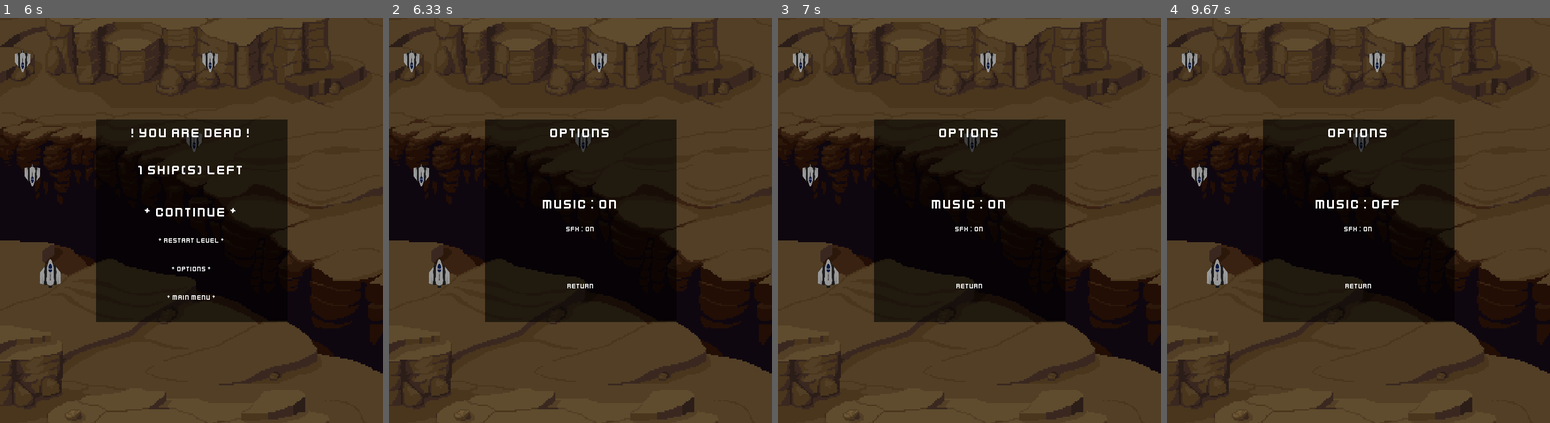
Above: before the commit, frames 1-4 (left to right).
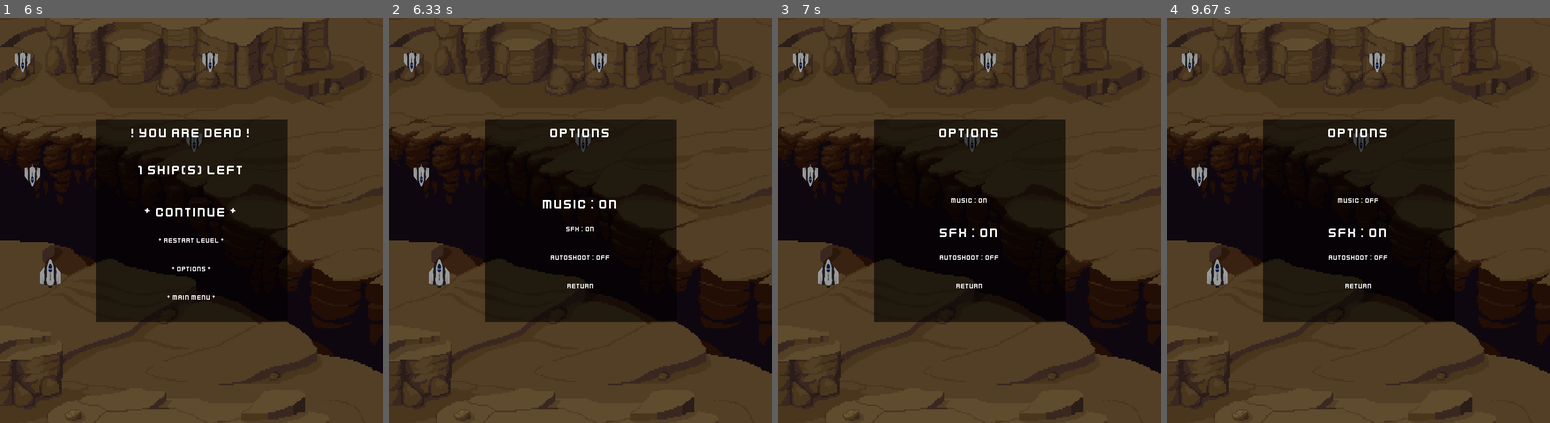
Above: after the commit, the same moments.

Repository: 2ndcouteau/Py_shmup
Game: pygame game, started from srcs/main.py
The game is run twice, just before and just after one commit, with the same random seed, the same clock (stepped at 60 frames per second) and the same inputs.
Inputs:
- Up to frame 1 (6 s): tap Enter at 0.33 s; tap Space at 0.67, 1.07, 1.37, 1.57, 1.87, 2.07, 2.37, 2.63, 2.97, 3.27, 3.4, 3.8, 4.2, 4.53, 4.87, 5.27, 5.67 s; hold Up 1-1.47 s; hold Right 1.5-1.97 s; hold Left 2-2.53 s; tap E at 2.15, 3.48, 4.62, 5.75 s; hold Down 2.57-2.87 s; hold Left 2.9-3.3 s; hold Up 3.33-3.7 s; hold Down 3.73-4.1 s; hold Up 4.13-4.43 s; hold Down 4.47-4.77 s; hold Up 4.8-5.17 s; hold Down 5.2-5.57 s; hold Up 5.6-5.9 s; hold Down from 5.93 s (still down)
- Up to frame 2 (6.33 s): tap Space at 6 s; release Down at 6.23 s; tap Enter at 6.27 s
- Up to frame 3 (7 s): hold Up 6.6-6.97 s; tap Space at 6.67 s; tap E at 6.75 s
- Up to frame 4 (9.67 s): hold Right 7-7.63 s; tap Space at 7.07, 7.37, 7.73, 8.13, 8.43, 9.13 s; hold Down 7.67-8.03 s; hold Left 8.07-8.53 s; tap E at 8.22 s; hold Up 9.07-9.37 s

Frame 1 is identical in both runs. In frame 2, less than 0.1% of the frame differs, in the area x 42-58%, y 58-60%; in frame 3, 0.4%; in frame 4, 0.5%, in the area x 38-61%, y 44-60%.

Commit message:
[ADD] Add autoshoot option for player

Diff:
--- a/srcs/class_Event.py
+++ b/srcs/class_Event.py
@@ -47,7 +47,7 @@
 			K_e: [self.k_e, g],
 			K_BACKSPACE: [self.k_backspace, g],	# change to load_menu()
 			K_RETURN: [print, "Entrée", "ENTER"],
-			K_SPACE: [g.player.shoot, g],
+			K_SPACE: [self.shoot, g],
 			K_b: [print, "Bomb"],
 			K_UP: [g.player.move, UP],
 			K_DOWN: [g.player.move, DOWN],
@@ -73,6 +73,10 @@
 		for input, func in game_event.items():
 			if keys[input]:
 				func[0](*func[1:])
+
+	def	shoot(g):
+		if (g.opt_autoshoot == False):
+			g.player.shoot(g)
 
 	def k_backspace(g):
 		g.mode = F_LEVEL_MENU	# change to load_menu()
--- a/srcs/class_Game.py
+++ b/srcs/class_Game.py
@@ -68,6 +68,8 @@
 		# self.music_channel_main_menu = pygame.mixer.Channel()
 		self.opt_music = True
 		self.opt_sfx = True
+		self.opt_autoshoot = False
+
 
 		music.load(os.path.join(media_folder, 'main_menu_music.wav'))
 		music.set_volume(100)
--- a/srcs/class_Menu.py
+++ b/srcs/class_Menu.py
@@ -15,7 +15,7 @@
 							RESUME, RESTART, OPTIONS_LEVEL, MAIN_MENU,
 							CONTINUE, RESTART_DEATH, OPTIONS_DEATH, MAIN_MENU_DEATH,
 							OPTIONS_GAMEOVER, MAIN_MENU_GAMEOVER,
-							OPT_MUSIC, OPT_SFX, OPT_RETURN_MENU,
+							OPT_MUSIC, OPT_SFX, OPT_AUTOSHOOT, OPT_RETURN_MENU,
 							media_folder)
 
 
@@ -91,6 +91,12 @@
 			else :
 				g.opt_sfx = False
 
+		def switch_autoshoot(g):
+			if (g.opt_autoshoot == False):
+				g.opt_autoshoot = True
+			else :
+				g.opt_autoshoot = False
+
 		def return_level_menu(g):
 			g.mode = g.previous_mode
 			g.previous_mode = F_OPTIONS_LEVEL
@@ -99,6 +105,7 @@
 		self.function = []
 		self.function.insert(OPT_MUSIC, switch_sound)
 		self.function.insert(OPT_SFX, switch_sfx)
+		self.function.insert(OPT_AUTOSHOOT, switch_autoshoot)
 		self.function.insert(OPT_RETURN_MENU, return_level_menu)
 
 
--- a/srcs/class_Player.py
+++ b/srcs/class_Player.py
@@ -108,3 +108,5 @@
 	def update(self):
 		self.time = time.time() - self.start_time
 		self.timer_damage -= self.g.dt
+		if (self.g.opt_autoshoot == True):
+			self.shoot(self.g)
--- a/srcs/class_Text.py
+++ b/srcs/class_Text.py
@@ -14,7 +14,7 @@
 								RESUME, RESTART, OPTIONS_LEVEL, MAIN_MENU,
 								REMAINING_LIVES, CONTINUE, RESTART_DEATH, OPTIONS_DEATH, MAIN_MENU_DEATH,
 								SCORE_GAMEOVER, TIME_GAMEOVER, OPTIONS_GAMEOVER, MAIN_MENU_GAMEOVER,
-								OPT_MUSIC, OPT_SFX, OPT_RETURN_MENU,
+								OPT_MUSIC, OPT_SFX, OPT_AUTOSHOOT, OPT_RETURN_MENU,
 								)
 
 class Text_line(pygame.sprite.Sprite):
@@ -217,33 +217,38 @@
 		self.font_size = 12
 
 		self.all_text.insert(TITLE_MENU, Text_line(self.title_font_size, "OPTIONS", ((X_WINDOW / 2), (Y_WINDOW / 4) + 10), cx=True, cy=False))
-		self.all_text.insert(OPT_MUSIC, Text_line(self.font_size, "MUSIC : {0}".format(self.music_state(g)), ((X_WINDOW / 2), (Y_WINDOW / 4) + (self.y_offset_pos * 3) - 15), cx=True, cy=False, selected=True))
-		self.all_text.insert(OPT_SFX, Text_line(self.font_size, "SFX : {0}".format(self.sfx_state(g)), ((X_WINDOW / 2), (Y_WINDOW / 4) + (self.y_offset_pos * 4) - 15), cx=True, cy=False))
+		self.all_text.insert(OPT_MUSIC, Text_line(self.font_size, "MUSIC : {0}".format(self.check_state(g.opt_music)), ((X_WINDOW / 2), (Y_WINDOW / 4) + (self.y_offset_pos * 3) - 15), cx=True, cy=False, selected=True))
+		self.all_text.insert(OPT_SFX, Text_line(self.font_size, "SFX : {0}".format(self.check_state(g.opt_sfx)), ((X_WINDOW / 2), (Y_WINDOW / 4) + (self.y_offset_pos * 4) - 15), cx=True, cy=False))
+		self.all_text.insert(OPT_AUTOSHOOT, Text_line(self.font_size, "AUTOSHOOT : {0}".format(self.check_state(g.opt_autoshoot)), ((X_WINDOW / 2), (Y_WINDOW / 4) + (self.y_offset_pos * 5) - 15), cx=True, cy=False))
+
 		self.all_text.insert(OPT_RETURN_MENU, Text_line(self.font_size, "RETURN", ((X_WINDOW / 2), (Y_WINDOW / 4) + (self.y_offset_pos * 6) - 15), cx=True, cy=False))
 
-		self.len_all_text = len(self.all_text)
-
-	def music_state(self, g):
-		if (g.opt_music is True):
+
+		self.len_all_text = len(self.all_text)
+
+	def check_state(self, state):
+		if (state is True):
 			return "ON"
 		return "OFF"
 
-	def sfx_state(self, g):
-		if (g.opt_sfx is True):
-			return "ON"
-		return "OFF"
-
 	def update(self):
 		Text_menu.update(self)
 		if (self.new_pos == OPT_MUSIC):
-			self.all_text[OPT_MUSIC] = Text_line(self.font_size, "MUSIC : {0}".format(self.music_state(self.g)), ((X_WINDOW / 2), (Y_WINDOW / 4) + (self.y_offset_pos * 3) - 15), cx=True, cy=False, selected=True)
-			self.all_text[OPT_SFX] = Text_line(self.font_size, "SFX : {0}".format(self.sfx_state(self.g)), ((X_WINDOW / 2), (Y_WINDOW / 4) + (self.y_offset_pos * 4) - 15), cx=True, cy=False)
+			self.all_text[OPT_MUSIC] = Text_line(self.font_size, "MUSIC : {0}".format(self.check_state(self.g.opt_music)), ((X_WINDOW / 2), (Y_WINDOW / 4) + (self.y_offset_pos * 3) - 15), cx=True, cy=False, selected=True)
+			self.all_text[OPT_SFX] = Text_line(self.font_size, "SFX : {0}".format(self.check_state(self.g.opt_sfx)), ((X_WINDOW / 2), (Y_WINDOW / 4) + (self.y_offset_pos * 4) - 15), cx=True, cy=False)
+			self.all_text[OPT_AUTOSHOOT] = Text_line(self.font_size, "AUTOSHOOT : {0}".format(self.check_state(self.g.opt_autoshoot)), ((X_WINDOW / 2), (Y_WINDOW / 4) + (self.y_offset_pos * 5) - 15), cx=True, cy=False)
 		elif (self.new_pos == OPT_SFX) :
-			self.all_text[OPT_MUSIC] = Text_line(self.font_size, "MUSIC : {0}".format(self.music_state(self.g)), ((X_WINDOW / 2), (Y_WINDOW / 4) + (self.y_offset_pos * 3) - 15), cx=True, cy=False)
-			self.all_text[OPT_SFX] = Text_line(self.font_size, "SFX : {0}".format(self.sfx_state(self.g)), ((X_WINDOW / 2), (Y_WINDOW / 4) + (self.y_offset_pos * 4) - 15), cx=True, cy=False, selected=True)
+			self.all_text[OPT_MUSIC] = Text_line(self.font_size, "MUSIC : {0}".format(self.check_state(self.g.opt_music)), ((X_WINDOW / 2), (Y_WINDOW / 4) + (self.y_offset_pos * 3) - 15), cx=True, cy=False)
+			self.all_text[OPT_SFX] = Text_line(self.font_size, "SFX : {0}".format(self.check_state(self.g.opt_sfx)), ((X_WINDOW / 2), (Y_WINDOW / 4) + (self.y_offset_pos * 4) - 15), cx=True, cy=False, selected=True)
+			self.all_text[OPT_AUTOSHOOT] = Text_line(self.font_size, "AUTOSHOOT : {0}".format(self.check_state(self.g.opt_autoshoot)), ((X_WINDOW / 2), (Y_WINDOW / 4) + (self.y_offset_pos * 5) - 15), cx=True, cy=False)
+		elif (self.new_pos == OPT_AUTOSHOOT) :
+			self.all_text[OPT_MUSIC] = Text_line(self.font_size, "MUSIC : {0}".format(self.check_state(self.g.opt_music)), ((X_WINDOW / 2), (Y_WINDOW / 4) + (self.y_offset_pos * 3) - 15), cx=True, cy=False)
+			self.all_text[OPT_SFX] = Text_line(self.font_size, "SFX : {0}".format(self.check_state(self.g.opt_sfx)), ((X_WINDOW / 2), (Y_WINDOW / 4) + (self.y_offset_pos * 4) - 15), cx=True, cy=False)
+			self.all_text[OPT_AUTOSHOOT] = Text_line(self.font_size, "AUTOSHOOT : {0}".format(self.check_state(self.g.opt_autoshoot)), ((X_WINDOW / 2), (Y_WINDOW / 4) + (self.y_offset_pos * 5) - 15), cx=True, cy=False, selected=True)
 		else :
-			self.all_text[OPT_MUSIC] = Text_line(self.font_size, "MUSIC : {0}".format(self.music_state(self.g)), ((X_WINDOW / 2), (Y_WINDOW / 4) + (self.y_offset_pos * 3) - 15), cx=True, cy=False)
-			self.all_text[OPT_SFX] = Text_line(self.font_size, "SFX : {0}".format(self.sfx_state(self.g)), ((X_WINDOW / 2), (Y_WINDOW / 4) + (self.y_offset_pos * 4) - 15), cx=True, cy=False)
+			self.all_text[OPT_MUSIC] = Text_line(self.font_size, "MUSIC : {0}".format(self.check_state(self.g.opt_music)), ((X_WINDOW / 2), (Y_WINDOW / 4) + (self.y_offset_pos * 3) - 15), cx=True, cy=False)
+			self.all_text[OPT_SFX] = Text_line(self.font_size, "SFX : {0}".format(self.check_state(self.g.opt_sfx)), ((X_WINDOW / 2), (Y_WINDOW / 4) + (self.y_offset_pos * 4) - 15), cx=True, cy=False)
+			self.all_text[OPT_AUTOSHOOT] = Text_line(self.font_size, "AUTOSHOOT : {0}".format(self.check_state(self.g.opt_autoshoot)), ((X_WINDOW / 2), (Y_WINDOW / 4) + (self.y_offset_pos * 5) - 15), cx=True, cy=False)
 
 
 class Text_main_menu(Text, Text_menu):
--- a/srcs/constants.py
+++ b/srcs/constants.py
@@ -122,6 +122,7 @@
 ## OPTIONS MENU				#
 OPT_MUSIC = 1
 OPT_SFX = 2
-OPT_RETURN_MENU = 3
+OPT_AUTOSHOOT = 3
+OPT_RETURN_MENU = 4
 #---------------------------#
 #############################
